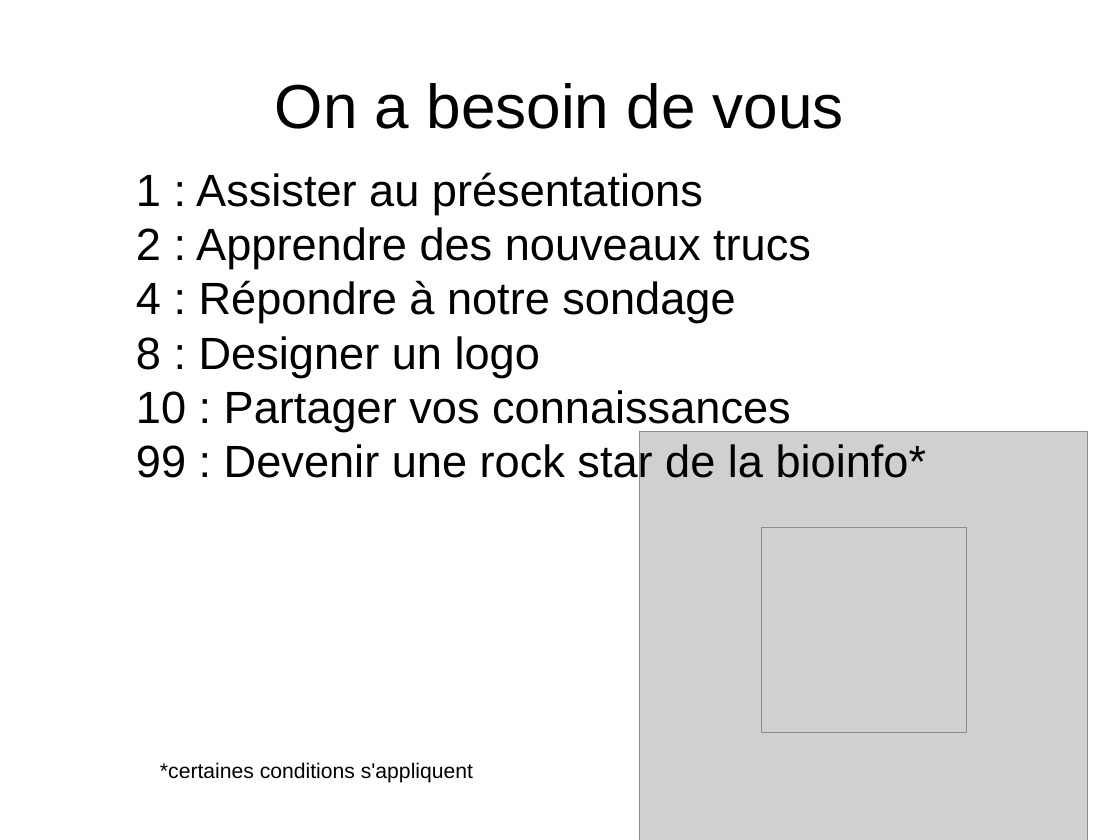
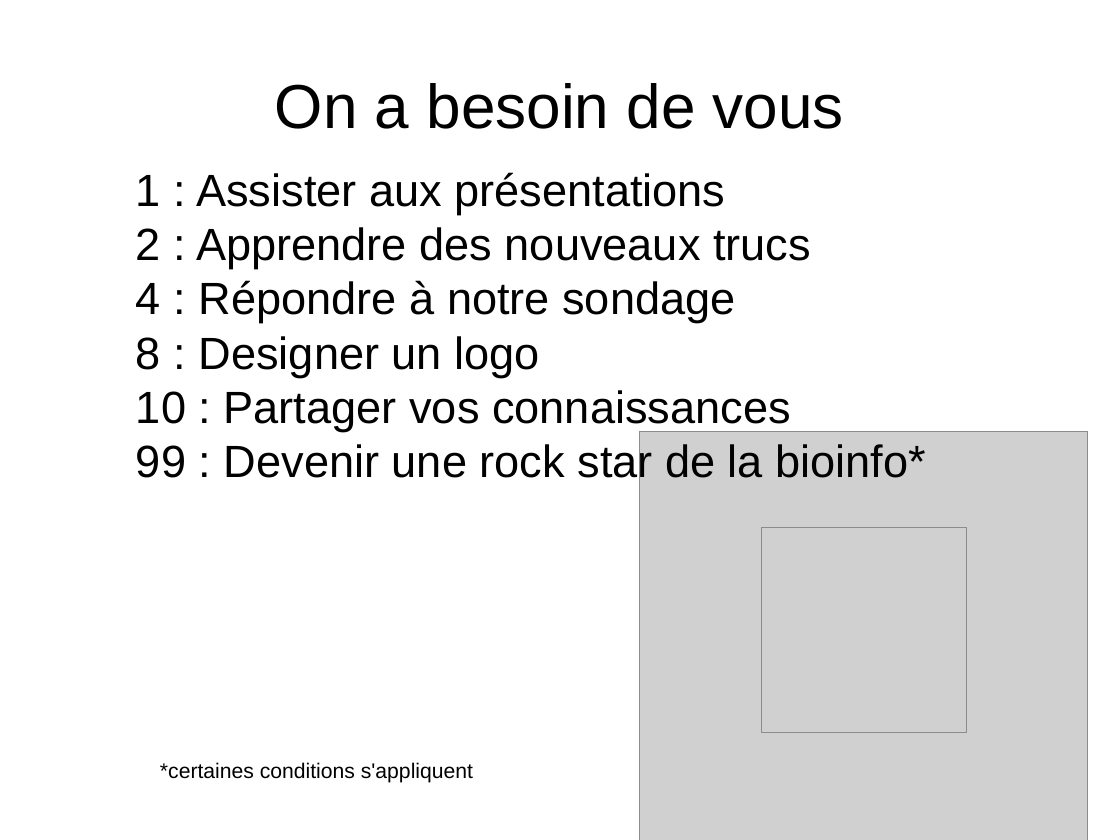
Before and after one commit to enormandeau/club_bioinfo_ibis, a slide deck: slide 8 of 01_presentations/01_presentation_club_interlab_ibis/presentation.odp. Drawn at 1120x840 pixels with LibreOffice and Linux fonts; fonts in the diff are those of the drawing; grey boxes stand for pictures. Boxes give left, top, right and bottom in pixels: in the first picture for what was removed or moved away, otherwise in the second. Text is boxed around its words. In the diff, an @@ line names an element or a change of style, - is before the commit and + after.

```diff
--- a/01_presentations/01_presentation_club_interlab_ibis/presentation.odp
+++ b/01_presentations/01_presentation_club_interlab_ibis/presentation.odp
@@ subtitle at [136, 172, 726, 215]: text changed @@
-1 : Assister au présentations
+1 : Assister aux présentations
```
Also in this commit, not shown: 2 other slides changed, 1 other file.
